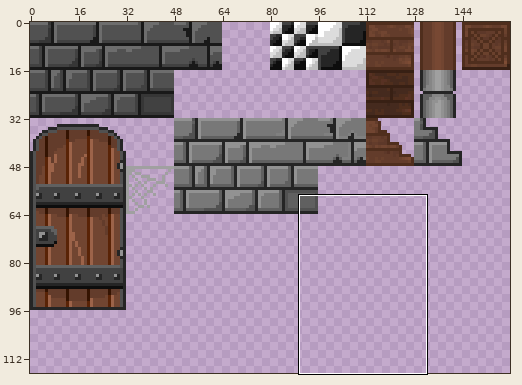
Sprite sheet: Art Assets/Backgrounds/CastleTileset.png. Above: a wide view before the commit, with the close-up outlined.
Close-up. The starting point:
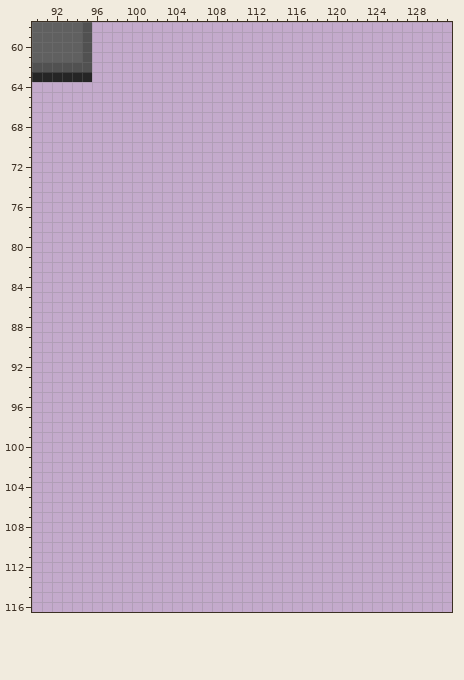
The file is 160x160 pixels. Colours within 5 levels of each other are drawn and written as one. Shown: x 90..131, y 58..116. The wide view leaves out empty margins. The commit also changed other parts of the picture, which this record leaves out.
After:
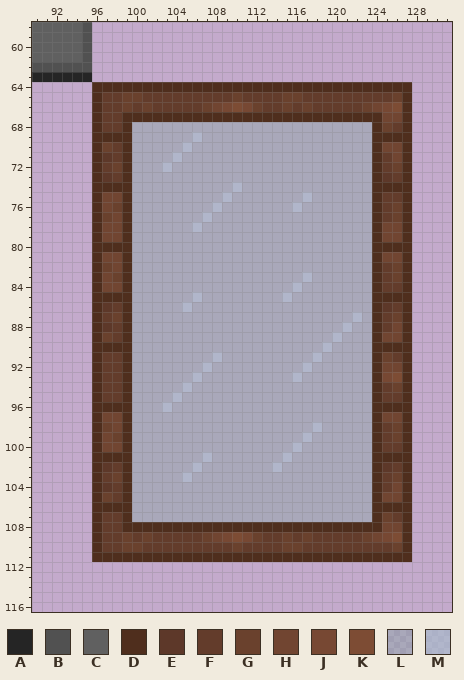
Palette (. is transparent): A #252525  B #515151  C #606060  D #4f2e1d  E #5d3829  F #633c2b  G #6a412d  H #714531  J #774833  K #7d4c34  L #82a4a068  M #a7bccaaa
Edits made:
y 64: x 96..127 ................................ -> DDDDDDDDDDDDDDDDDDDDDDDDDDDDDDDD
y 65: x 96..127 ................................ -> DFFGGFFFFFFFFFGFFFFGGFFFFFFFFFGD
y 66: x 96..127 ................................ -> DFFGFGFFFFFGHJKJGFFGFGFFFFFGHJKD
y 67: x 96..127 ................................ -> DFFDDDDDDDDDDDDDDDDDDDDDDDDDDHHD
y 68: x 96..127 ................................ -> DFFDLLLLLLLLLLLLLLLLLLLLLLLLDGFD
y 69: x 96..127 ................................ -> DDDDLLLLLLMLLLLLLLLLLLLLLLLLDDDD
y 70: x 96..127 ................................ -> DGFDLLLLLMLLLLLLLLLLLLLLLLLLDHHD
y 71: x 96..127 ................................ -> DEFDLLLLMLLLLLLLLLLLLLLLLLLLDFHD
y 72: x 96..127 ................................ -> DFGDLLLMLLLLLLLLLLLLLLLLLLLLDFGD
y 73: x 96..127 ................................ -> DEFDLLLLLLLLLLLLLLLLLLLLLLLLDEFD
y 74: x 96..127 ................................ -> DDDDLLLLLLLLLLMLLLLLLLLLLLLLDDDD
y 75: x 96..127 ................................ -> DHHDLLLLLLLLLMLLLLLLLMLLLLLLDFFD
y 76: x 96..127 ................................ -> DHGDLLLLLLLLMLLLLLLLMLLLLLLLDFGD
y 77: x 96..127 ................................ -> DGHDLLLLLLLMLLLLLLLLLLLLLLLLDFGD
y 78: x 96..127 ................................ -> DHHDLLLLLLMLLLLLLLLLLLLLLLLLDHHD
y 79: x 96..127 ................................ -> DHHDLLLLLLLLLLLLLLLLLLLLLLLLDHHD
y 80: x 96..127 ................................ -> DDDDLLLLLLLLLLLLLLLLLLLLLLLLDDDD
y 81: x 96..127 ................................ -> DHHDLLLLLLLLLLLLLLLLLLLLLLLLDHHD
y 82: x 96..127 ................................ -> DGHDLLLLLLLLLLLLLLLLLLLLLLLLDFGD
y 83: x 96..127 ................................ -> DHGDLLLLLLLLLLLLLLLLLMLLLLLLDFGD
y 84: x 96..127 ................................ -> DHHDLLLLLLLLLLLLLLLLMLLLLLLLDFFD
y 85: x 96..127 ................................ -> DDDDLLLLLLMLLLLLLLLMLLLLLLLLDDDD
y 86: x 96..127 ................................ -> DEFDLLLLLMLLLLLLLLLLLLLLLLLLDEFD
y 87: x 96..127 ................................ -> DFGDLLLLLLLLLLLLLLLLLLLLLLMLDFGD
y 88: x 96..127 ................................ -> DEFDLLLLLLLLLLLLLLLLLLLLLMLLDFHD
y 89: x 96..127 ................................ -> DGFDLLLLLLLLLLLLLLLLLLLLMLLLDHHD
y 90: x 96..127 ................................ -> DDDDLLLLLLLLLLLLLLLLLLLMLLLLDDDD
y 91: x 96..127 ................................ -> DFFDLLLLLLLLMLLLLLLLLLMLLLLLDGFD
y 92: x 96..127 ................................ -> DFFDLLLLLLLMLLLLLLLLLMLLLLLLDHHD
y 93: x 96..127 ................................ -> DFFDLLLLLLMLLLLLLLLLMLLLLLLLDJKD
y 94: x 96..127 ................................ -> DFFDLLLLLMLLLLLLLLLLLLLLLLLLDFGD
y 95: x 96..127 ................................ -> DFFDLLLLMLLLLLLLLLLLLLLLLLLLDFFD
y 96: x 96..127 ................................ -> DDDDLLLMLLLLLLLLLLLLLLLLLLLLDDDD
y 97: x 96..127 ................................ -> DHHDLLLLLLLLLLLLLLLLLLLLLLLLDHHD
y 98: x 96..127 ................................ -> DGHDLLLLLLLLLLLLLLLLLLMLLLLLDFGD
y 99: x 96..127 ................................ -> DHGDLLLLLLLLLLLLLLLLLMLLLLLLDFGD
y 100: x 96..127 ................................ -> DHHDLLLLLLLLLLLLLLLLMLLLLLLLDFFD
y 101: x 96..127 ................................ -> DDDDLLLLLLLMLLLLLLLMLLLLLLLLDDDD
y 102: x 96..127 ................................ -> DEFDLLLLLLMLLLLLLLMLLLLLLLLLDEFD
y 103: x 96..127 ................................ -> DFGDLLLLLMLLLLLLLLLLLLLLLLLLDFGD
y 104: x 96..127 ................................ -> DEFDLLLLLLLLLLLLLLLLLLLLLLLLDFHD
y 105: x 96..127 ................................ -> DGFDLLLLLLLLLLLLLLLLLLLLLLLLDHHD
y 106: x 96..127 ................................ -> DDDDLLLLLLLLLLLLLLLLLLLLLLLLDDDD
y 107: x 96..127 ................................ -> DFFDLLLLLLLLLLLLLLLLLLLLLLLLDGFD
y 108: x 96..127 ................................ -> DFFDDDDDDDDDDDDDDDDDDDDDDDDDDHHD
y 109: x 96..127 ................................ -> DFFGFGFFFFFGHJKJGFFGFGFFFFFGHJKD
y 110: x 96..127 ................................ -> DFFGGFFFFFFFFFGFFFFGGFFFFFFFFFGD
y 111: x 96..127 ................................ -> DDDDDDDDDDDDDDDDDDDDDDDDDDDDDDDD
